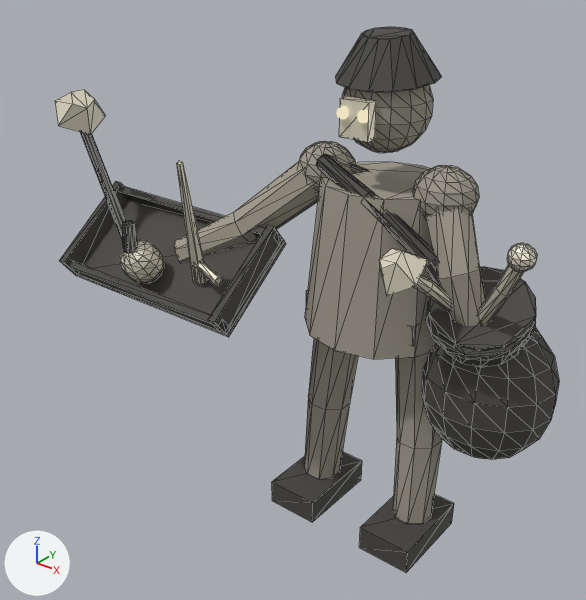
Before and after pictures for a commit that changed the glTF model assets/monsters/minibosses/almoner.glb.
Camera for both pictures: a camera (50 mm lens) standing at (1.9, -3.04, 2.98) and looking at (-0.36, -0.22, 1.23). The axes (+X, +Y, +Z) are drawn at lower left. The lights are the same throughout. The first picture is the older version. Mesh edges are drawn as thin lines on the coarser meshes. Where no turn or scale is listed for an object, it has been applied to the vertices. Vertices at exactly the same position are counted once.

In view in the first picture: 'almoner_body', 'almoner_bone', 'almoner_dark' and 1 more.
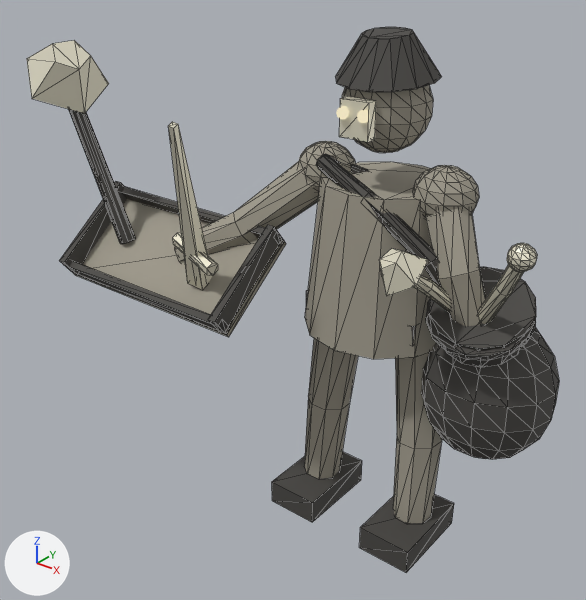
Pixel boxes [x1, y1, x2, y2] of what changed, in the pictures (586 x 600 px; the box of a moved part takes in the faces that stretch with it):
'almoner_body', reshaped (33% wider): before [175, 85, 486, 524]; after [73, 85, 486, 524]
'almoner_bone', reshaped (21% taller): before [55, 90, 537, 324]; after [27, 40, 537, 324]
part 1 of me_almoner_body, added: after [73, 199, 286, 337]
part 2 of me_almoner_bone, moved or reshaped: before [195, 260, 222, 285]; after [172, 233, 218, 276]
part 3 of me_almoner_bone, moved or reshaped: before [55, 90, 106, 135]; after [27, 40, 109, 114]
part 4 of me_almoner_bone, rebuilt (45% wider, 33% taller): before [177, 160, 207, 286]; after [168, 122, 212, 290]
part 5 of me_almoner_bone, deleted (pale yellow): before [120, 240, 164, 283]
part 6 of me_almoner_dark, rebuilt: before [81, 132, 126, 241]; after [69, 109, 136, 244]
part 7 of me_almoner_dark, deleted: before [122, 221, 137, 253]
part 8 of me_almoner_dark, deleted: before [73, 199, 286, 337]

The change, as a diff of the scene's bpy script:
```diff
--- a/assets/monsters/minibosses/almoner.glb.py
+++ b/assets/monsters/minibosses/almoner.glb.py
@@ me_almoner_body @@
 # used by ob_almoner_body; location = (0.0, 0.0, 0.0)
 # verts and faces of me_almoner_body; kept vertices keep their numbers, new ones are numbered from 392
-me_almoner_body.from_pydata(...)  # 392 vertices, 752 faces; spans x -0.98..0.63, y -0.47..0.38, z 0.11..2.41
+me_almoner_body.from_pydata(...)  # 400 vertices, 764 faces; spans x -1.53..0.63, y -0.66..0.38, z 0.11..2.41
+# me_almoner_body part 1
+verts[392] = (-1.53, -0.63, 1.19)  # pixel (75, 275)
+verts[393] = (-1.53, -0.21, 1.52)
+verts[394] = (-1.53, -0.66, 1.22)  # pixel (70, 270)
+verts[395] = (-1.53, -0.24, 1.55)
+for new, old in zip([*range(396, 400)], [*range(392, 396)]): verts[new] = verts[old] + (1.13, 0.0, 0.0)
+faces += [(392, 393, 397), (392, 397, 396), (394, 398, 399), (394, 399, 395), (392, 396, 398), (392, 398, 394)]
+faces += [(396, 397, 399), (396, 399, 398), (393, 395, 397), (395, 399, 397), (392, 394, 393), (393, 394, 395)]
 me_almoner_body.materials.append(mat_almoner_body_ov)
@@ me_almoner_bone @@
 # used by ob_almoner_bone; location = (0.0, 0.0, 0.0)
-me_almoner_bone.from_pydata(...)  # 244 vertices, 452 faces; spans x -1.59..0.88, y -0.79..-0.03, z 1.29..2.27
+me_almoner_bone.from_pydata(...)  # 158 vertices, 284 faces; spans x -1.7..0.88, y -0.86..-0.03, z 1.32..2.4
+# me_almoner_bone part 2: the loose piece of 12 vertices spanning x -0.67..-0.48, y -0.62..-0.54, z 1.41..1.49 is scaled about its middle by (1.67, 1.6, 1.57), then moved by (-0.08, 0.0, 0.07)
+# me_almoner_bone part 3: the loose piece of 10 vertices spanning x -1.59..-1.37, y -0.65..-0.4, z 1.96..2.17 is scaled about its middle by (1.59, 1.59, 1.58), then moved by (-0.05, -0.02, 0.17)
+# me_almoner_bone part 4: the loose piece of 8 vertices spanning x -0.73..-0.5, y -0.79..-0.48, z 1.33..2.04 is rebuilt with 8 vertices and now spans x -0.75..-0.44, y -0.86..-0.46, z 1.32..2.22
+# me_almoner_bone part 5: the loose piece of 86 vertices spanning x -1.09..-0.89, y -0.73..-0.51, z 1.29..1.52 is deleted
 me_almoner_bone.materials.append(mat_almoner_bone_ov)
@@ me_almoner_dark @@
 # used by ob_almoner_dark; location = (0.0, 0.0, 0.0)
-me_almoner_dark.from_pydata(...)  # 388 vertices, 708 faces; spans x -1.53..0.89, y -0.72..0.38, z 0.0..2.52
+me_almoner_dark.from_pydata(...)  # 362 vertices, 664 faces; spans x -1.58..0.89, y -0.72..0.38, z 0.0..2.52
+# me_almoner_dark part 6: the loose piece of 18 vertices spanning x -1.51..-1.26, y -0.55..-0.42, z 1.38..2.05 is rebuilt with 18 vertices and now spans x -1.58..-1.24, y -0.58..-0.41, z 1.38..2.22
+# me_almoner_dark part 7: the loose piece of 18 vertices spanning x -1.03..-0.96, y -0.72..-0.64, z 1.49..1.63 is deleted
+# me_almoner_dark part 8: the loose piece of 8 vertices spanning x -1.53..-0.4, y -0.66..-0.21, z 1.19..1.55 is deleted
+# other edits to the shape of me_almoner_dark do not show in these pictures
 me_almoner_dark.materials.append(mat_almoner_dark_ov)
```
